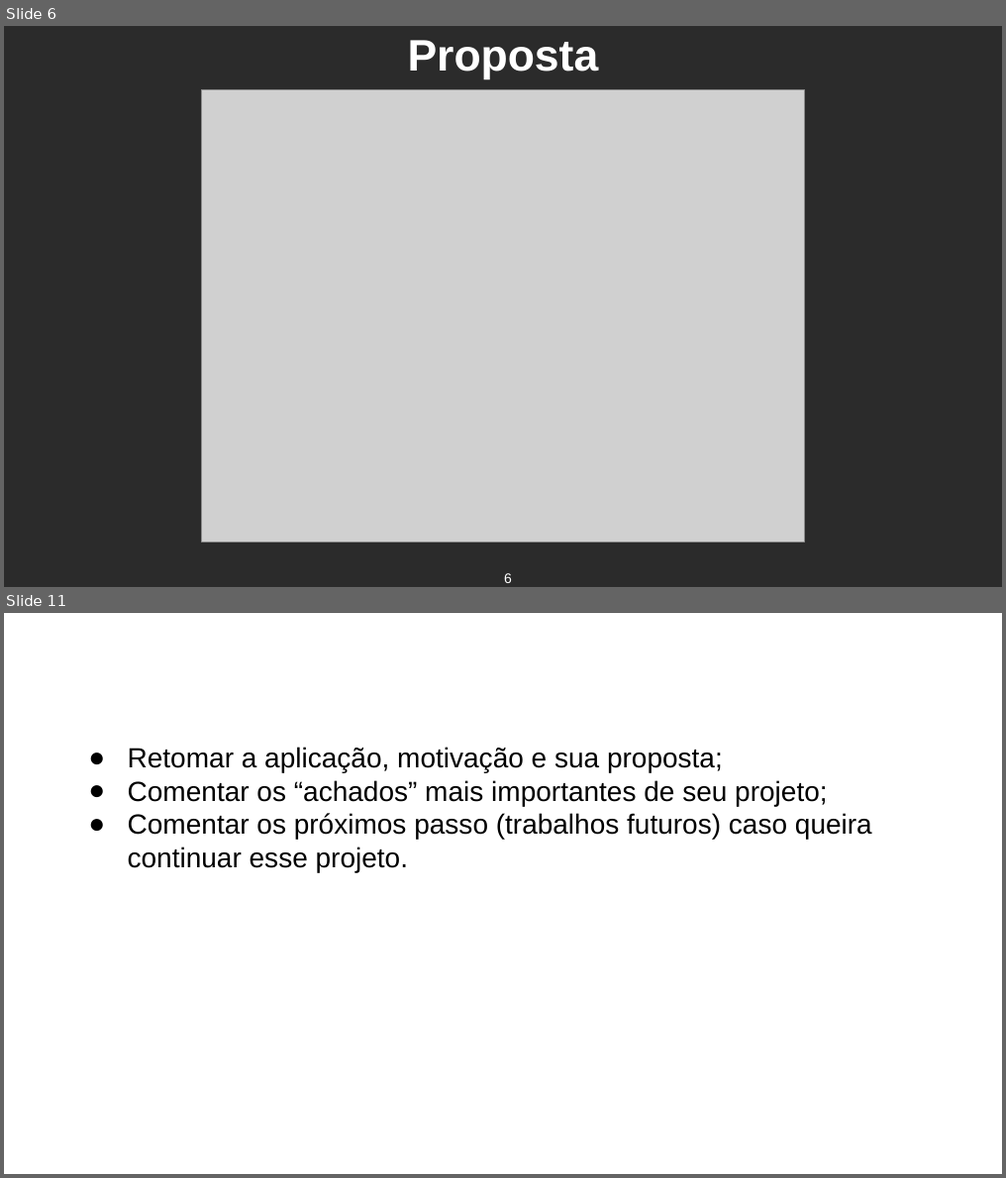
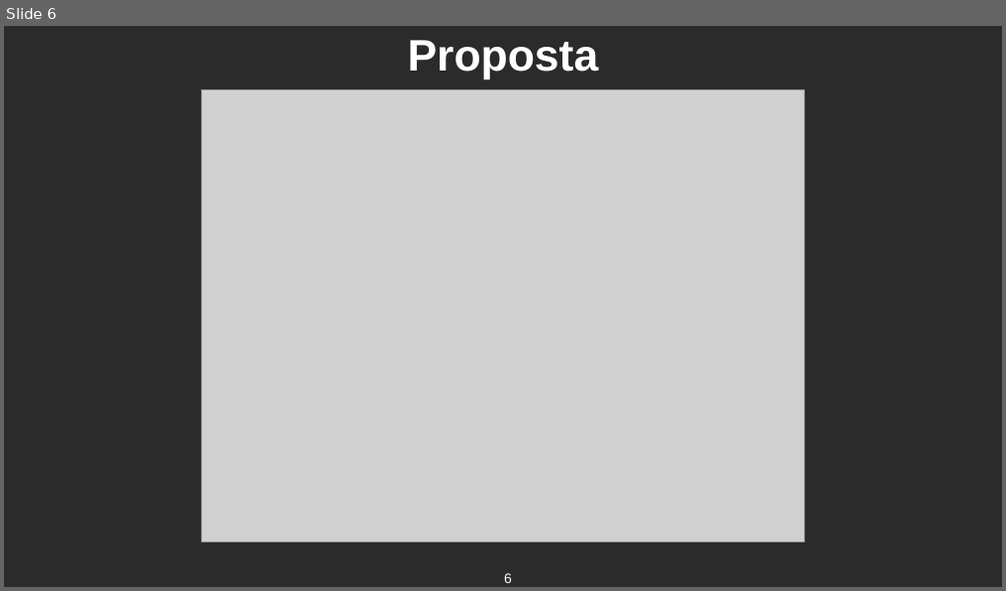
Before and after one commit to NicolasSuzuki/Sing-Language-Translate, a slide deck: Cópia de presentation_template_WIA.pptx. Shown one above the other, each under a label of ours: slides 6 and 11 before the commit, slide 6 after it; the slides between them are not shown. The pictures are 1006x1178 and 1006x591 pixels, drawn with LibreOffice and Linux fonts; fonts in the diff are those of the drawing; grey boxes stand for pictures; background and template pictures are left out; a plain dark background stands for a picture behind light text. Boxes give left, top, right and bottom in pixels: in the first picture for what was removed or moved away, otherwise in the second. Text is boxed around its words. In the diff, an @@ line names an element or a change of style, - is before the commit and + after.

```diff
--- a/Cópia de presentation_template_WIA.pptx
+++ b/Cópia de presentation_template_WIA.pptx
@@ slide 11 removed at (x1=4, y1=613, x2=1002, y2=1174), background picture (left out) @@
@@ title removed at (x1=38, y1=619, x2=968, y2=677) @@
-Conclusão
@@ text removed at (x1=128, y1=747, x2=872, y2=872) @@
-● Retomar a aplicação, motivação e sua proposta;
-● Comentar os “achados” mais importantes de seu projeto;
-● Comentar os próximos passo (trabalhos futuros) caso queira continuar esse projeto.
@@ page number removed at (x1=484, y1=1144, x2=522, y2=1174) @@
-11
```
Also in this commit, not shown: 7 slides changed, 2 slides added, 3 other slides removed.
